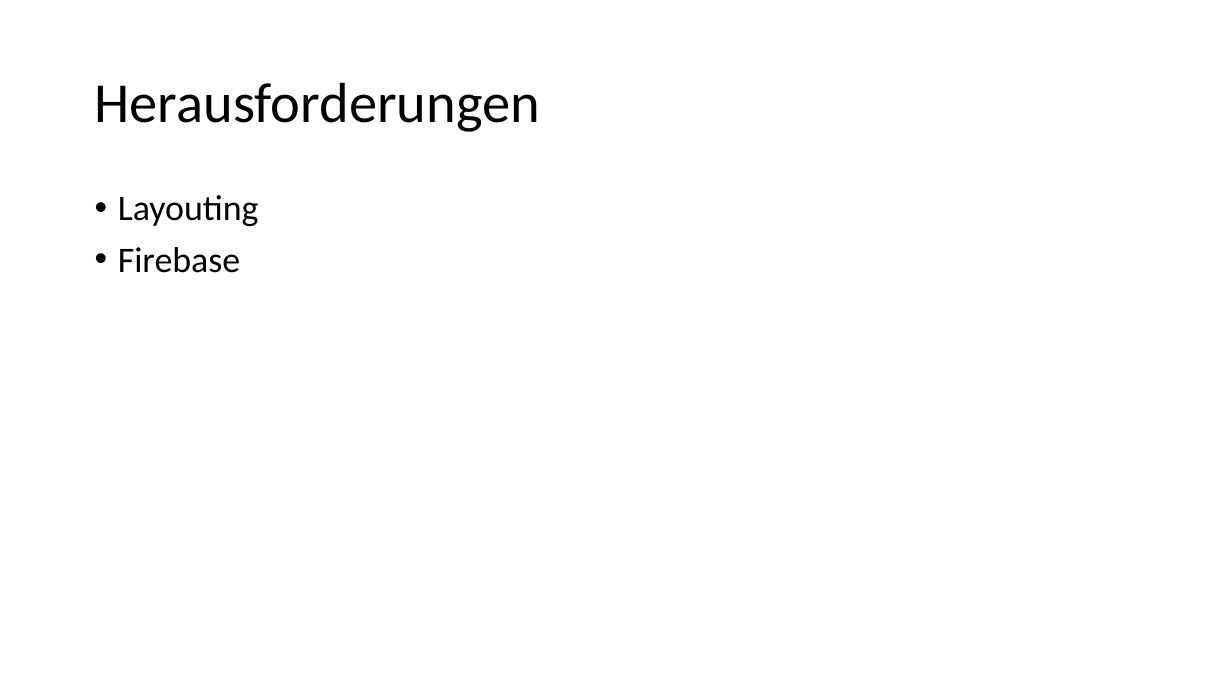
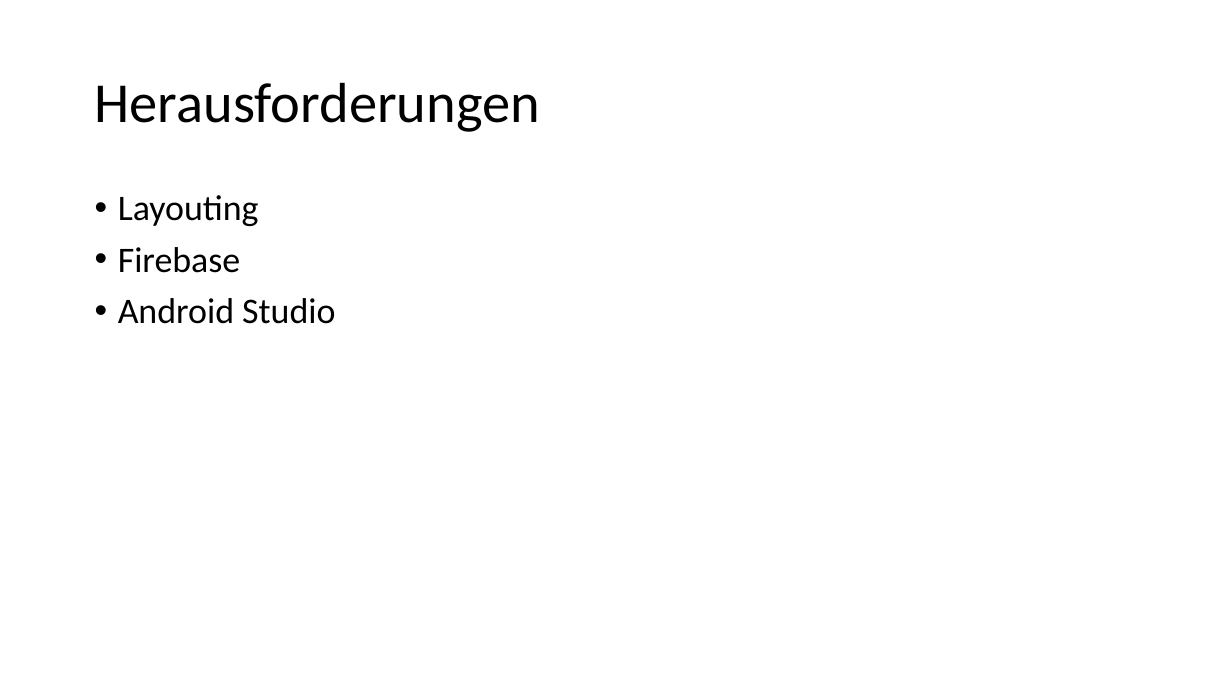
Before and after one commit to stuckime/workshop_mobileApp, a slide deck: slide 5 of Präsi/ParkYourCar.pptx. Drawn at 1232x693 pixels with LibreOffice and Linux fonts; fonts in the diff are those of the drawing. Boxes give left, top, right and bottom in pixels: in the first picture for what was removed or moved away, otherwise in the second. Text is boxed around its words. In the diff, an @@ line names an element or a change of style, - is before the commit and + after.

```diff
--- a/Präsi/ParkYourCar.pptx
+++ b/Präsi/ParkYourCar.pptx
@@ text at [118, 298, 335, 324]: paragraph added @@
+• Android Studio
```
Also in this commit, not shown: 3 other slides changed.
